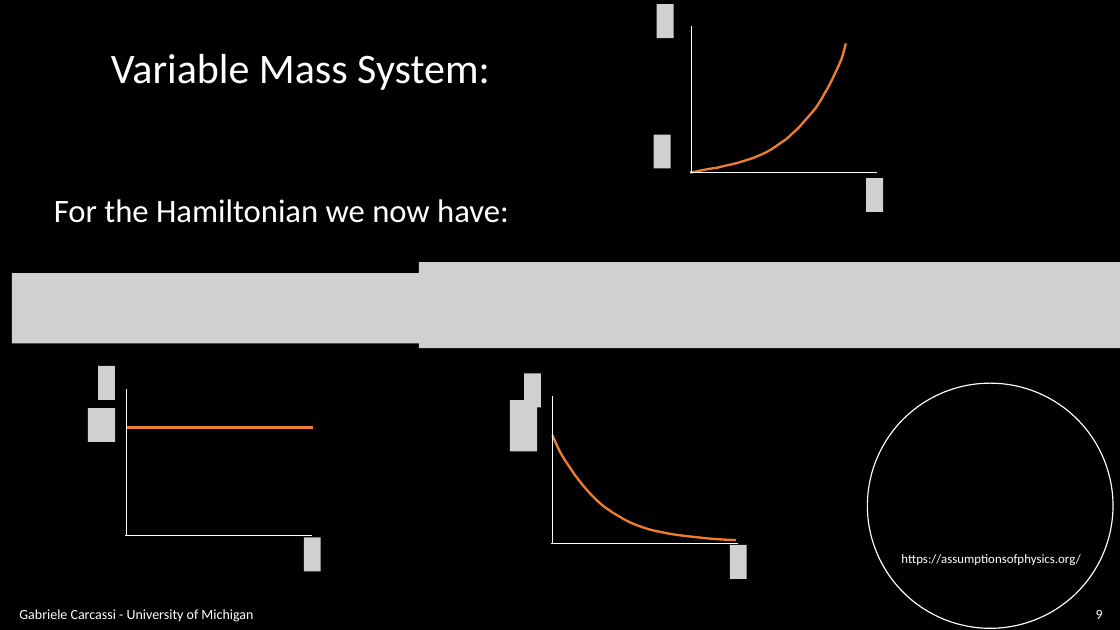
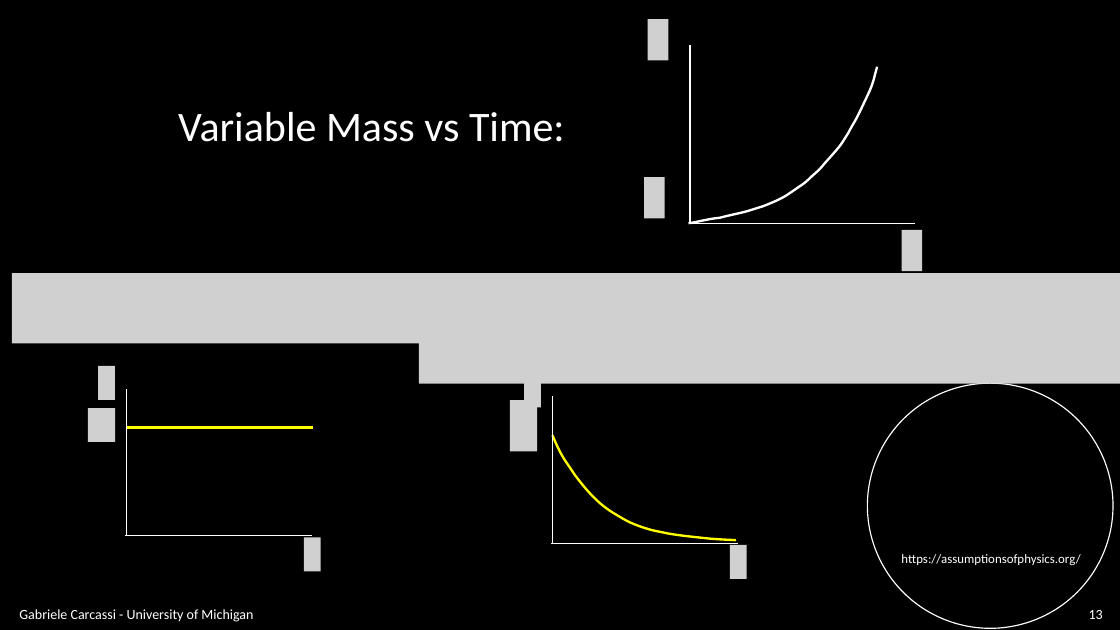
Before and after one commit to assumptionsofphysics/slides, a slide deck: slide 13 of BookCompanions-v2/RP-Class-2.pptx (slide 9 before the commit). Drawn at 1120x630 pixels with LibreOffice and Linux fonts; fonts in the diff are those of the drawing; grey boxes stand for pictures; background and template pictures are left out. Boxes give left, top, right and bottom in pixels: in the first picture for what was removed or moved away, otherwise in the second. Text is boxed around its words. In the diff, an @@ line names an element or a change of style, - is before the commit and + after.

```diff
--- a/BookCompanions-v2/RP-Class-2.pptx
+++ b/BookCompanions-v2/RP-Class-2.pptx
@@ picture added at box(648, 19, 668, 60) @@
@@ picture removed at box(657, 4, 674, 38) @@
@@ freeform shape: place and size @@
-freeform shape at box(687, 26, 691, 173)
+freeform shape at box(685, 45, 690, 223)
@@ freeform shape: place and size @@
-freeform shape at box(691, 44, 846, 172)
+freeform shape at box(689, 67, 878, 223)
@@ freeform shape at box(689, 67, 878, 223): outline #ED7D31 2 pt to #FFFFFF 2 pt @@
@@ text at box(178, 112, 565, 142): text changed @@
-Variable Mass System:
+Variable Mass vs Time:
@@ picture removed at box(654, 134, 670, 168) @@
@@ picture added at box(644, 177, 665, 218) @@
@@ picture removed at box(866, 178, 883, 212) @@
@@ text removed at box(54, 199, 509, 223) @@
-For the Hamiltonian we now have:
@@ freeform shape: place and size @@
-freeform shape at box(691, 168, 878, 173)
+freeform shape at box(689, 218, 916, 223)
@@ picture added at box(902, 230, 922, 271) @@
@@ picture: place and size @@
-picture at box(419, 262, 1120, 348)
+picture at box(419, 273, 1120, 384)
@@ freeform shape at box(126, 423, 313, 427): outline #ED7D31 2 pt to #FFFF00 2 pt @@
@@ freeform shape at box(553, 435, 736, 540): outline #ED7D31 2 pt to #FFFF00 2 pt @@
@@ page number at box(1089, 610, 1103, 619): text changed @@
-9
+13
```
Also in this commit, not shown: 11 other slides changed, 3 slides added, 1 other file.
